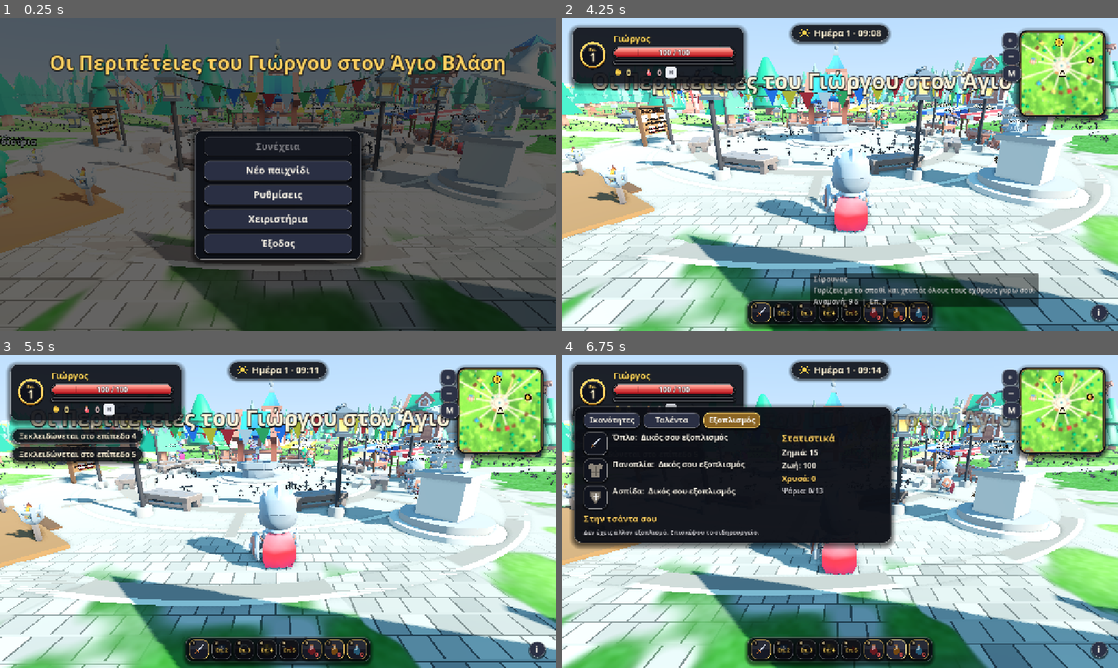
Above: before the commit, frames 1-4 (two rows, left to right).
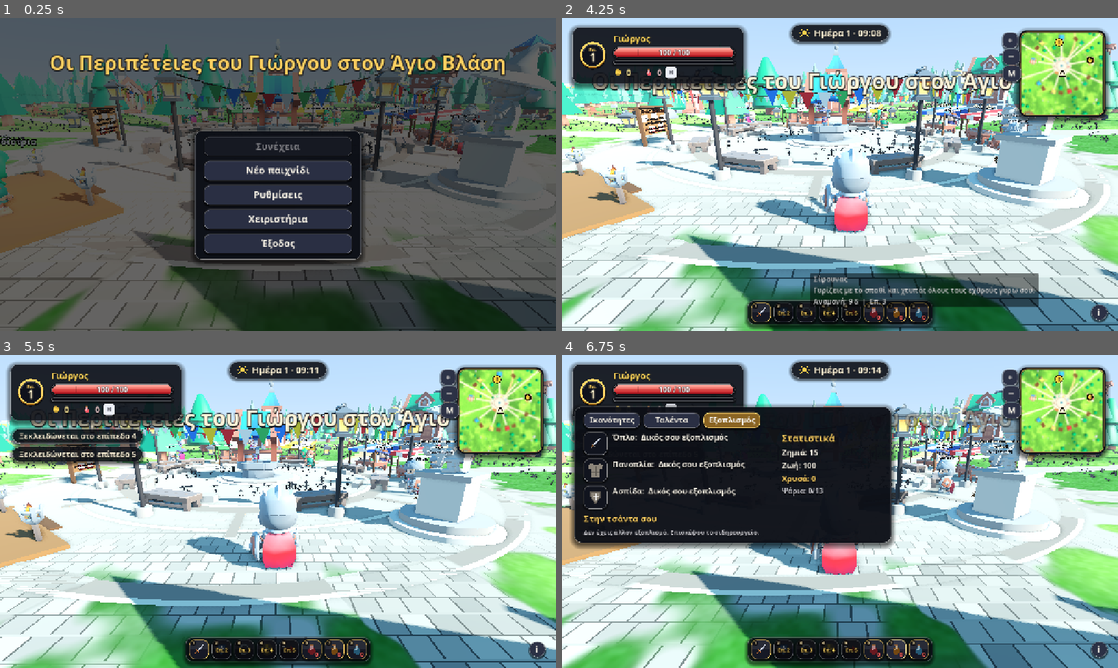
Above: after the commit, the same moments.

Repository: TheoSfak/George-Adventures
Game: Godot game, scene res://scenes/main.tscn
The game is run twice, just before and just after one commit, with the same random seed, the same clock (stepped at 60 frames per second) and the same inputs.
Inputs (mouse positions are in pixels of both pictures, inside the frame that each line leads up to):
- Up to frame 1 (0.25 s): no input
- Up to frame 2 (4.25 s): click "Νέο παιχνίδι" at 0.5 s; tap Enter (ui_accept) at 1.25 s; drag from (762, 312) to (895, 105) at 1.27 s; drag from (784, 312) to (812, 237) at 2.02 s; click "i" at 2.75 s; move the mouse to (806, 312) at 3.52 s; hold E (strafe_right) from 3.53 s (still down); hold R (interact) from 3.53 s (still down); click (806, 312) at 3.67 s; tap Shift (run) at 3.8 s
- Up to frame 3 (5.5 s): release E (strafe_right) at 4.25 s; release R (interact) at 4.25 s; drag from (266, 649) to (111, 464) at 4.27 s; drag from (289, 649) to (305, 511) at 5.02 s
- Up to frame 4 (6.75 s): drag from (873, 649) to (756, 433) at 5.77 s; move the mouse to (895, 649) at 6.52 s; hold S (move_back) from 6.53 s (still down); hold Shift (run) from 6.53 s (still down); tap I (equipment) at 6.6 s; click (895, 649) at 6.67 s

The runs differ from the first frame. In frame 1, less than 0.1% of the frame differs, in the area x 32-88%, y 28-34%; in frame 2, less than 0.1%, in the area x 31-84%, y 28-34%; in frame 3, less than 0.1%; in frame 4, less than 0.1%.

Commit message:
Match villager names to model gender and make guards sidestep when stuck on props

Diff:
--- a/scripts/guard.gd
+++ b/scripts/guard.gd
@@ -23,6 +23,19 @@
 var _cooldown := 0.0
 var _swing := -1.0                   # time since the swing started, -1 = not swinging
 var _leaving := false
+
+# anti-snag: a guard that pushes against a prop without getting anywhere sidesteps left or right
+# until it is free (no navigation mesh in the village, same idea as Enemy._check_blocked)
+var _blocked_time := 0.0             # trying to move but not getting anywhere
+var _detour_time := 0.0              # sidestepping around an obstacle
+var _detour_sign := 1.0              # +1 / -1 = which side
+var _detour_count := 0               # sidesteps in a row without getting free (each one lasts longer)
+var _free_time := 0.0                # moving freely
+var _since_detour := 99.0           # seconds since the last sidestep began
+var _wall_normal := Vector3.ZERO     # horizontal normal of the last obstacle that was hit
+var _goal_dir := Vector3.ZERO        # the direction the guard wants to go (before sidestepping)
+var _last_steer := Vector3.ZERO      # the direction of the current sidestep
+var _detour_extra := 0.0             # seconds the sidestep was prolonged because the way to the goal stayed blocked
 
 
 func _ready() -> void:
@@ -96,9 +109,9 @@
 		var to := _target.global_position - global_position
 		to.y = 0.0
 		if to.length() > REACH:
-			wanted = to.normalized() * SPEED
+			wanted = _steer(to.normalized()) * SPEED
 			anim = "Running_A"
-			_face(to, delta)
+			_face(wanted if _detour_time > 0.0 else to, delta)
 		else:
 			_face(to, delta)
 			if _cooldown <= 0.0:
@@ -107,14 +120,94 @@
 		var back := home - global_position
 		back.y = 0.0
 		if back.length() > 1.2:
-			wanted = back.normalized() * SPEED * 0.7
+			wanted = _steer(back.normalized()) * SPEED * 0.7
 			anim = "Running_A"
-			_face(back, delta)
+			_face(wanted if _detour_time > 0.0 else back, delta)
 	velocity.x = move_toward(velocity.x, wanted.x, 40.0 * delta)
 	velocity.z = move_toward(velocity.z, wanted.z, 40.0 * delta)
 	move_and_slide()
+	_check_blocked(wanted, delta)
 	if _swing < 0.0 and _anim != null and _anim.has_animation(anim) and _anim.current_animation != anim:
 		_anim.play(anim, 0.15)
+
+
+## While sidestepping the guard walks along the obstacle (the tangent of the wall it hit, to the left
+## or to the right) instead of at the goal; without a known wall it turns the goal direction 85 degrees.
+func _steer(dir: Vector3) -> Vector3:
+	_goal_dir = dir
+	if _detour_time <= 0.0:
+		return dir
+	if _wall_normal == Vector3.ZERO:
+		return dir.rotated(Vector3.UP, deg_to_rad(85.0) * _detour_sign)
+	var tangent := Vector3.UP.cross(_wall_normal) * _detour_sign
+	_last_steer = (tangent - _wall_normal * 0.2).normalized()
+	return _last_steer
+
+
+## Stuck = wants to go somewhere but makes less than a quarter of that speed toward it for 0.3 s
+## (sliding along a wall does not count as progress). Then the guard sidesteps along the obstacle,
+## longer each time it is still stuck afterwards and always to the same side (that side was free);
+## if the sidestep itself is blocked it tries the other side.
+func _check_blocked(wanted: Vector3, delta: float) -> void:
+	_since_detour += delta
+	if get_slide_collision_count() > 0:
+		var n := get_slide_collision(0).get_normal()
+		n.y = 0.0
+		if n.length() > 0.1:
+			n = n.normalized()
+			if _detour_time > 0.0 and n.dot(_last_steer) < -0.6:
+				# the sidestep ran head-on into another obstacle (a dead end): the other side, at once
+				_detour_sign = -_detour_sign
+				_detour_time = 1.5
+				_blocked_time = 0.0
+			else:
+				_wall_normal = n
+	var want := Vector2(wanted.x, wanted.z).length()
+	var progress := 0.0
+	if want > 0.01:
+		var real := get_real_velocity()
+		progress = (real.x * wanted.x + real.z * wanted.z) / want
+	var stuck := want > 0.5 and progress < want * 0.25
+	if _detour_time > 0.0:
+		_detour_time -= delta
+		if _detour_time <= 0.0 and _goal_dir != Vector3.ZERO and test_move(global_transform, _goal_dir * 0.9):
+			# still no way straight to the goal: keep sidestepping until the path is free
+			_detour_time = 0.25
+			_detour_extra += 0.25
+			if _detour_extra > 4.0:                  # a long way along this side: try the other one
+				_detour_sign = -_detour_sign
+				_detour_extra = 0.0
+		elif _detour_time <= 0.0:
+			_detour_extra = 0.0
+		if stuck:
+			_blocked_time += delta
+			if _blocked_time > 0.3:                  # the sidestep is blocked too: the other side
+				_detour_sign = -_detour_sign
+				_detour_time = 1.0
+				_blocked_time = 0.0
+		else:
+			_blocked_time = 0.0
+		return
+	if stuck:
+		_free_time = 0.0
+		_blocked_time += delta
+		if _blocked_time > 0.3:
+			if _detour_count == 0 and _since_detour > 3.0:
+				var along := _goal_dir.dot(Vector3.UP.cross(_wall_normal))
+				if absf(along) > 0.2:
+					_detour_sign = 1.0 if along > 0.0 else -1.0       # the side the goal is on
+				else:
+					_detour_sign = -1.0 if randf() < 0.5 else 1.0
+			_detour_time = minf(0.8 + 0.8 * float(_detour_count), 3.0)
+			_detour_count += 1
+			_since_detour = 0.0
+			_blocked_time = 0.0
+	else:
+		_blocked_time = 0.0
+		if want > 0.5 and progress > want * 0.6:
+			_free_time += delta
+			if _free_time > 0.6:
+				_detour_count = 0                    # free again: forget this obstacle
 
 
 func _find_target() -> Enemy:
--- a/scripts/interiors.gd
+++ b/scripts/interiors.gd
@@ -482,7 +482,7 @@
 	v.mode = mode
 	v.holds_mug = true
 	v.rest_yaw = deg_to_rad(yaw_deg)
-	v.display_name = VillagerData.NAMES[(_regulars * 5 + 3) % VillagerData.NAMES.size()]
+	v.display_name = VillagerData.name_for(model, _regulars * 5 + 3)
 	v.bubble_lines = VillagerData.DRINK_LINES
 	v.talk_lines = VillagerData.DRINK_LINES + [VillagerData.GOSSIP[(_regulars * 3) % VillagerData.GOSSIP.size()]]
 	_regulars += 1
--- a/scripts/village.gd
+++ b/scripts/village.gd
@@ -296,7 +296,7 @@
 	v.mode = mode
 	v.rest_yaw = yaw
 	v.model_path = VillagerData.MODELS[(_villager_count * 3 + 1) % VillagerData.MODELS.size()]
-	v.display_name = VillagerData.NAMES[(_villager_count * 7 + 2) % VillagerData.NAMES.size()]
+	v.display_name = VillagerData.name_for(v.model_path, _villager_count * 7 + 2)
 	for i in 3:
 		v.talk_lines.append(VillagerData.GOSSIP[(_villager_count * 5 + i * 4) % VillagerData.GOSSIP.size()])
 	_villager_count += 1
--- a/scripts/villager_data.gd
+++ b/scripts/villager_data.gd
@@ -10,11 +10,33 @@
 	"res://assets/characters/Mage.glb",
 ]
 
-const NAMES: Array[String] = [
-	"Δημήτρης", "Ελένη", "Κώστας", "Αγγελική", "Βαγγέλης", "Σοφία", "Μανώλης", "Κατερίνα",
-	"Στέλιος", "Μαρίνα", "Αντώνης", "Δέσποινα", "Θανάσης", "Ζωή", "Σήφης", "Ειρήνη",
-	"Παναγιώτης", "Χρυσούλα", "Λευτέρης", "Νίκη",
+## Names of the ambient villagers by gender. Names of story NPCs and stall owners (Ελένη, Στέλιος,
+## Θανάσης, Σήφης...) are left out so nobody is a namesake of someone with a quest or a shop.
+const NAMES_MALE: Array[String] = [
+	"Δημήτρης", "Κώστας", "Βαγγέλης", "Μανώλης", "Αντώνης", "Παναγιώτης", "Λευτέρης", "Γρηγόρης",
 ]
+const NAMES_FEMALE: Array[String] = [
+	"Αγγελική", "Σοφία", "Κατερίνα", "Μαρίνα", "Δέσποινα", "Ζωή", "Ειρήνη", "Χρυσούλα", "Νίκη",
+]
+
+## How each model reads: the Barbarian (beard) and the Knight (helmet) are men, the braided Rogue is a
+## woman; the Mage and the hooded Rogue can be either (story NPCs of both genders use them).
+const MODEL_GENDER := {
+	"Barbarian": "m", "Knight": "m", "Rogue": "f", "Mage": "any", "Rogue_Hooded": "any",
+}
+
+
+## A villager name that fits the model's gender; `index` picks within the allowed names.
+static func name_for(model_path: String, index: int) -> String:
+	var gender: String = MODEL_GENDER.get(model_path.get_file().get_basename(), "any")
+	var pool: Array[String] = []
+	if gender == "m":
+		pool = NAMES_MALE
+	elif gender == "f":
+		pool = NAMES_FEMALE
+	else:
+		pool = NAMES_MALE + NAMES_FEMALE
+	return pool[index % pool.size()]
 
 ## What a villager answers when George talks to them (each picks a few).
 const GOSSIP: Array[String] = [
--- /dev/null
+++ b/tools/gender_test.gd
@@ -0,0 +1,92 @@
+extends SceneTree
+## Every named person must wear a model that fits the name: men are never the braided Rogue,
+## women are never the bearded Barbarian or the helmeted Knight (Mage and Rogue_Hooded fit both):
+##   godot --path . --headless --script tools/gender_test.gd
+var failed := false
+
+## Story NPCs, stall owners and the stage players: gender of each name (anything else must be in
+## VillagerData.NAMES_MALE / NAMES_FEMALE).
+const FEMALE := ["Κυρά-Μαρία", "Κυρά-Ελένη", "Αδελφή Θεοδώρα", "Ελπίδα η Κυνηγός", "Κυρά-Βούλα", "Αδελφή Αρετή", "Αρετούσα η Τραγουδίστρια"]
+const MALE := ["Παπά-Σταύρος", "Νικήτας ο Σιδεράς", "Γέρο-Γιάννης", "Βασίλης ο Λοχαγός", "Στέλιος ο Μυλωνάς", "Θανάσης ο Μάγειρας",
+		"Μοναχός Ιλαρίων", "Μπάρμπα-Θόδωρος", "Σήφης ο Κρασάς", "Μπάρμπα-Σπύρος ο Βιολιτζής"]
+
+
+func check(label: String, ok: bool) -> void:
+	print(("PASS  " if ok else "FAIL  "), label)
+	if not ok:
+		failed = true
+
+
+func gender_of_name(n: String) -> String:
+	if n in FEMALE or n in VillagerData.NAMES_FEMALE:
+		return "f"
+	if n in MALE or n in VillagerData.NAMES_MALE:
+		return "m"
+	return "?"
+
+
+func fits(n: String, model: String) -> bool:
+	var g := gender_of_name(n)
+	var mg: String = VillagerData.MODEL_GENDER.get(model.get_file().get_basename(), "?")
+	return g != "?" and mg != "?" and (mg == "any" or mg == g)
+
+
+func _initialize() -> void:
+	_run()
+
+
+func _run() -> void:
+	await process_frame
+	# --- the pools
+	check("no name is in both pools", VillagerData.NAMES_MALE.filter(func(n): return n in VillagerData.NAMES_FEMALE).is_empty())
+	check("no ambient name repeats a story NPC's first name",
+			VillagerData.NAMES_MALE.filter(func(n): return MALE.any(func(m): return m.contains(n))).is_empty() and VillagerData.NAMES_FEMALE.filter(func(n): return FEMALE.any(func(m): return m.contains(n))).is_empty())
+	for m in ["Barbarian", "Knight", "Rogue", "Mage", "Rogue_Hooded"]:
+		var ok := true
+		for i in 40:
+			if not fits(VillagerData.name_for("res://assets/characters/%s.glb" % m, i), m):
+				ok = false
+		check("name_for fits %s for 40 different indices" % m, ok)
+
+	# --- story NPCs (quest_data.gd)
+	for id in QuestData.NPCS:
+		var d: Dictionary = QuestData.NPCS[id]
+		check("NPC %s: %s on %s" % [id, d["name"], str(d["model"]).get_file()], fits(d["name"], d["model"]))
+
+	# --- the stalls and the stage of the square (square.gd)
+	var sq = load("res://scripts/square.gd")
+	for s in sq.STALLS:
+		check("stall vendor %s on %s" % [s[5], s[6]], fits(s[5], s[6] + ".glb"))
+	check("the singer (stage) fits her model", fits("Αρετούσα η Τραγουδίστρια", "Rogue_Hooded.glb"))
+	check("the fiddler (stage) fits his model", fits("Μπάρμπα-Σπύρος ο Βιολιτζής", "Barbarian.glb"))
+
+	# --- everyone who really stands in the world, the village and the tavern
+	root.get_node("/root/Quests").intro_seen = true
+	var main := (load("res://scenes/main.tscn") as PackedScene).instantiate()
+	root.add_child(main)
+	await create_timer(3.0).timeout
+	var p := get_first_node_in_group("player") as Player
+	var interiors = get_first_node_in_group("interiors")
+	var seen := {}
+	var bad := 0
+	for v in get_nodes_in_group("villagers"):
+		seen[v] = true
+		if not fits(v.display_name, v.model_path):
+			bad += 1
+			print("   MISMATCH: ", v.display_name, " on ", v.model_path)
+	check("%d villagers in the village all fit their models" % seen.size(), seen.size() > 10 and bad == 0)
+	interiors.enter("tavern_gender", "tavern", Vector3(-59, 0.05, 5), 0.0, p)
+	for i in 60:
+		await create_timer(0.1).timeout
+		if interiors.is_inside() and not p.busy:
+			break
+	var regulars := 0
+	bad = 0
+	for v in get_nodes_in_group("interactables"):
+		if v.get("holds_mug") == true:       # the tavern regulars (they are not in the "villagers" group)
+			regulars += 1
+			if not fits(v.display_name, v.model_path):
+				bad += 1
+				print("   MISMATCH: ", v.display_name, " on ", v.model_path)
+	check("%d tavern regulars all fit their models" % regulars, regulars >= 4 and bad == 0)
+	quit(1 if failed else 0)
--- /dev/null
+++ b/tools/guard_snag_test.gd
@@ -0,0 +1,78 @@
+extends SceneTree
+## A guard that is stuck behind a prop sidesteps left or right until it is free:
+##   godot --path . --headless --script tools/guard_snag_test.gd
+var failed := false
+
+
+func check(label: String, ok: bool) -> void:
+	print(("PASS  " if ok else "FAIL  "), label)
+	if not ok:
+		failed = true
+
+
+func _initialize() -> void:
+	_run()
+
+
+func _box(parent: Node, pos: Vector3, size: Vector3) -> StaticBody3D:
+	var body := StaticBody3D.new()
+	body.collision_layer = 1
+	var shape := CollisionShape3D.new()
+	var box := BoxShape3D.new()
+	box.size = size
+	shape.shape = box
+	body.add_child(shape)
+	body.position = pos
+	parent.add_child(body)
+	return body
+
+
+## Puts a guard at `start`, its post at `home` (nothing to fight) and returns the seconds it needs to get
+## within 1.5 m of home, or -1 when it does not arrive in 14 s.
+func walk_home(arena: Node, start: Vector3, home: Vector3) -> float:
+	var guard = (load("res://scripts/guard.gd") as GDScript).new()
+	guard.home = home
+	arena.add_child(guard)
+	guard.global_position = start
+	var t := 0.0
+	var result := -1.0
+	while t < 14.0:
+		await physics_frame
+		t += 1.0 / 60.0
+		var d := Vector2(guard.global_position.x - home.x, guard.global_position.z - home.z).length()
+		if d < 1.5:
+			result = t
+			break
+	guard.queue_free()
+	return result
+
+
+func _run() -> void:
+	await process_frame
+	root.get_node("/root/Quests").intro_seen = true
+	var main := (load("res://scenes/main.tscn") as PackedScene).instantiate()
+	root.add_child(main)
+	await create_timer(3.0).timeout
+	for e in get_nodes_in_group("enemies"):
+		e.queue_free()                                 # nothing for the guard to chase
+	# a flat arena far from the village: a floor and walls of different widths
+	var arena := Node3D.new()
+	root.add_child(arena)
+	arena.position = Vector3(8000, 0, 8000)
+	_box(arena, Vector3(0, -0.5, 0), Vector3(200, 1, 200))
+	var start := Vector3(8000, 0.05, 8000)
+
+	# 1. a free walk: the sidestep must not get in the way
+	var t_free := await walk_home(arena, start, start + Vector3(0, 0, -12))
+	check("a free walk of 12 m arrives (%.1f s)" % t_free, t_free > 0.0)
+
+	# 2. a wall 12 m wide straight in the way: needs a sidestep of 6 m or more to one side
+	_box(arena, Vector3(0, 1.5, -6), Vector3(12, 3, 1))
+	var t_wall := await walk_home(arena, start, start + Vector3(0, 0, -14))
+	check("a wall 12 m wide straight ahead is walked around (%.1f s)" % t_wall, t_wall > 0.0)
+
+	# 3. a dead end: a wall with two short side walls; the first sidestep side is blocked
+	_box(arena, Vector3(6.5, 1.5, -4.5), Vector3(1, 3, 4))      # a spur on the right of the wall
+	var t_spur := await walk_home(arena, start, start + Vector3(0, 0, -14))
+	check("a spur on one side still gets the guard around (%.1f s)" % t_spur, t_spur > 0.0)
+	quit(1 if failed else 0)
Not shown, added: tools/gender_test.gd.uid
Not shown, added: tools/guard_snag_test.gd.uid
Not shown, changed: CLAUDE.md
